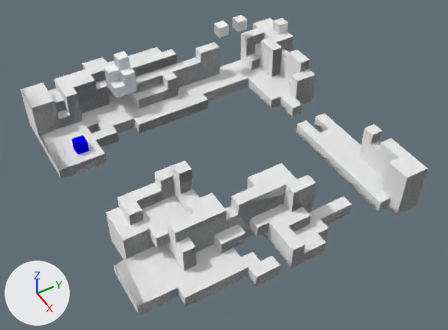
The Blender file Kursach/training-patch/training2.blend, before and after one commit.
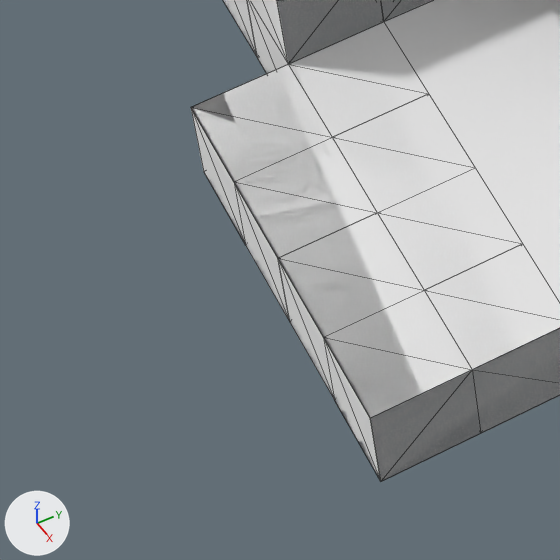
The first picture shows the older version from a 50 mm lens placed at (47.97, -7.01, 35.9), pointed at (16.07, 11.92, 0.81). The close-ups show both versions on the part from 20% to 36% of the width and 76% to 99% of the height of that picture. Every picture has the same lights, and +X, +Y and +Z are marked at lower left. The close-ups show mesh edges as thin lines.

In view in the first close-up: '1mesh', 'Group#4.073', 'Group#4.087', 'Group#4.091', 'Group#5.062', 'Group#5.086', 'Group#8.034'.
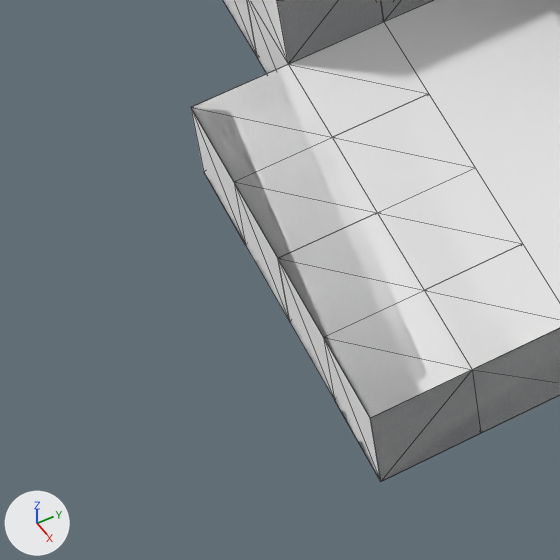
Boxes (x1, y1, x2, y2) around the edits, measured in the close-ups (560 x 560 px):
```json
{"object": "1mesh", "change": "reshaped", "before": [191, 0, 560, 481], "after": [191, 0, 560, 481]}
```

The change, as JSON lines over the scene's bpy script:
```json
{"op": "add", "block": "mat_material_002", "code": ["mat_material_002 = diffuse_material('Material.002')", "mat_material_002.base_color = (0.8, 0.8, 0.8)  # white #e7e7e7"]}
{"op": "add", "block": "mat_material_004", "code": ["mat_material_004 = diffuse_material('Material.004')", "mat_material_004.base_color = (1.0, 1.0, 1.0)  # white #ffffff"]}
{"op": "add", "block": "me_mesh4_group1_model", "code": ["me_mesh4_group1_model = bpy.data.meshes.new('Mesh4 Group1 Model')", "me_mesh4_group1_model.from_pydata(...)  # 758 vertices, 181 faces; spans x 1.0..27.0, y 0.0..6.0, z -25.0..0.0", "# faces by material slot: [138, 43]", "me_mesh4_group1_model.materials.append(mat_material_004)  # its picture is missing", "me_mesh4_group1_model.materials.append(mat_material_002)  # its picture is missing"]}
{"op": "set", "path": "ob_1mesh", "old": "bpy.data.objects.new('1mesh', me_mesh3_group1_model_007)", "new": "bpy.data.objects.new('1mesh', me_mesh4_group1_model)"}
```
